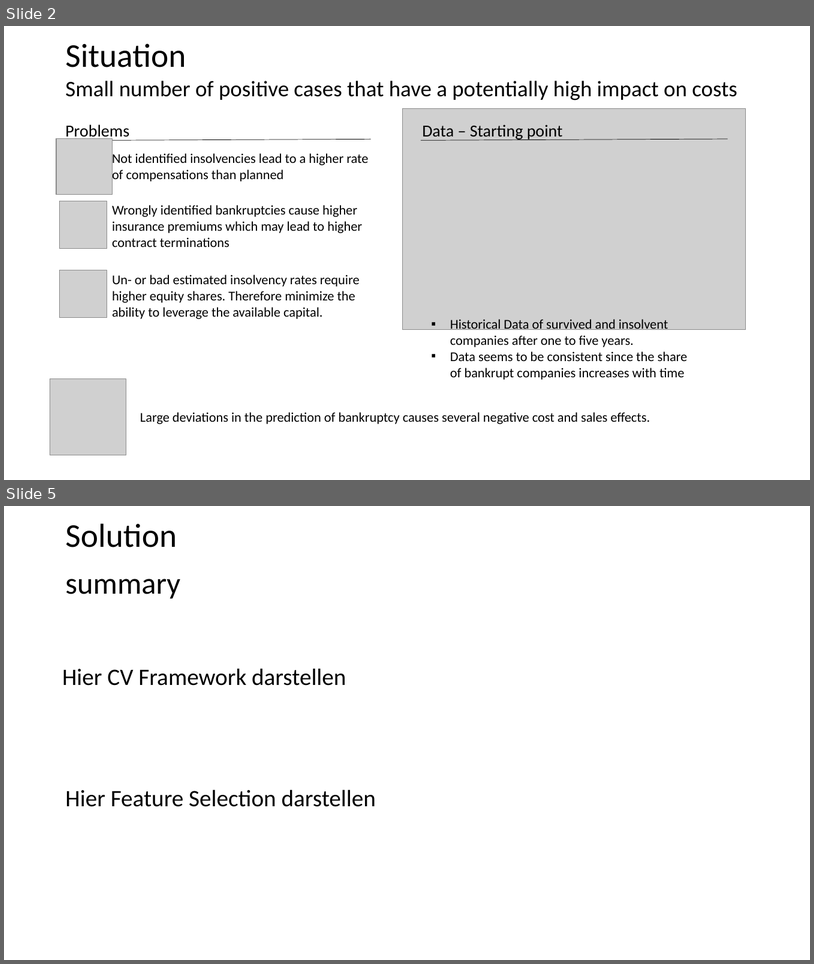
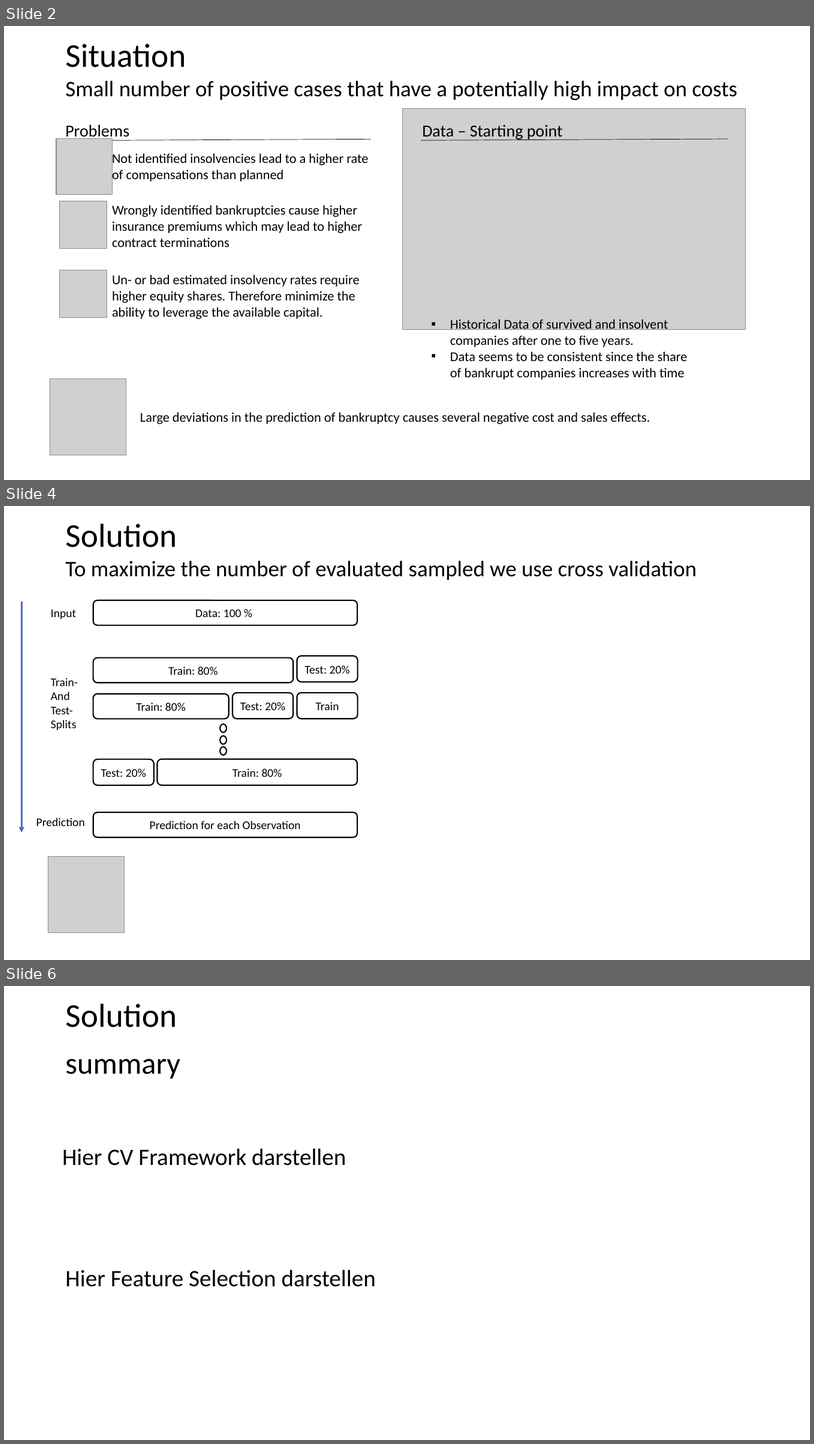
Before and after one commit to FelixKleineBoesing/InsolvencyPred, a slide deck: docs/final_presentation.pptx. Shown one above the other, each under a label of ours: slides 2 and 5 before the commit, slides 2, 4 and 6 after it; the slides between them are not shown. The pictures are 814x964 and 814x1444 pixels, drawn with LibreOffice and Linux fonts; fonts in the diff are those of the drawing; grey boxes stand for pictures. Boxes give left, top, right and bottom in pixels: in the first picture for what was removed or moved away, otherwise in the second. Text is boxed around its words. In the diff, an @@ line names an element or a change of style, - is before the commit and + after.

```diff
--- a/docs/final_presentation.pptx
+++ b/docs/final_presentation.pptx
@@ slide 4 added at [4,506,810,960], background #FFFFFF @@
@@ title added at [65,523,177,547], 39.6 pt, text #000000 @@
+Solution
@@ text added at [65,561,697,580], 26.4 pt, text #000000 @@
+To maximize the number of evaluated sampled we use cross validation
@@ arrow added from (21, 601) to (21, 832), #4472C4 2.25 pt @@
@@ text added at [51,609,76,619], 14 pt, text #000000 @@
+Input
@@ rounded rectangle added at [93,600,358,625], fill #FFFFFF, outline #000000 1.5 pt, 14 pt, text #000000 @@
+Data: 100 %
@@ rounded rectangle added at [93,658,294,682], fill #FFFFFF, outline #000000 1.5 pt, 14 pt, text #000000 @@
+Train: 80%
@@ rounded rectangle added at [297,656,358,682], fill #FFFFFF, outline #000000 1.5 pt, 14 pt, text #000000 @@
+Test: 20%
@@ text added at [51,678,78,730], 14 pt, text #000000 @@
+Train-
+And
+Test-
+Splits
@@ rounded rectangle added at [93,694,229,718], fill #FFFFFF, outline #000000 1.5 pt, 14 pt, text #000000 @@
+Train: 80%
@@ rounded rectangle added at [233,693,293,718], fill #FFFFFF, outline #000000 1.5 pt, 14 pt, text #000000 @@
+Test: 20%
@@ rounded rectangle added at [297,693,358,718], fill #FFFFFF, outline #000000 1.5 pt, 14 pt, text #000000 @@
+Train
@@ ellipse added at [220,724,227,732], fill #FFFFFF, outline #000000 1.5 pt @@
@@ ellipse added at [220,736,227,744], fill #FFFFFF, outline #000000 1.5 pt @@
@@ ellipse added at [220,747,227,755], fill #FFFFFF, outline #000000 1.5 pt @@
@@ rounded rectangle added at [93,759,154,785], fill #FFFFFF, outline #000000 1.5 pt, 14 pt, text #000000 @@
+Test: 20%
@@ rounded rectangle added at [158,759,358,785], fill #FFFFFF, outline #000000 1.5 pt, 14 pt, text #000000 @@
+Train: 80%
@@ text added at [36,817,85,826], 14 pt, text #000000 @@
+Prediction
@@ rounded rectangle added at [93,812,358,837], fill #FFFFFF, outline #000000 1.5 pt, 14 pt, text #000000 @@
+Prediction for each Observation
@@ picture added at [48,856,125,933] @@
@@ what was slide 5 is now slide 6 @@
```
Also in this commit, not shown: 2 slides changed, 1 other slide added, 1 slide removed, 1 other file.
